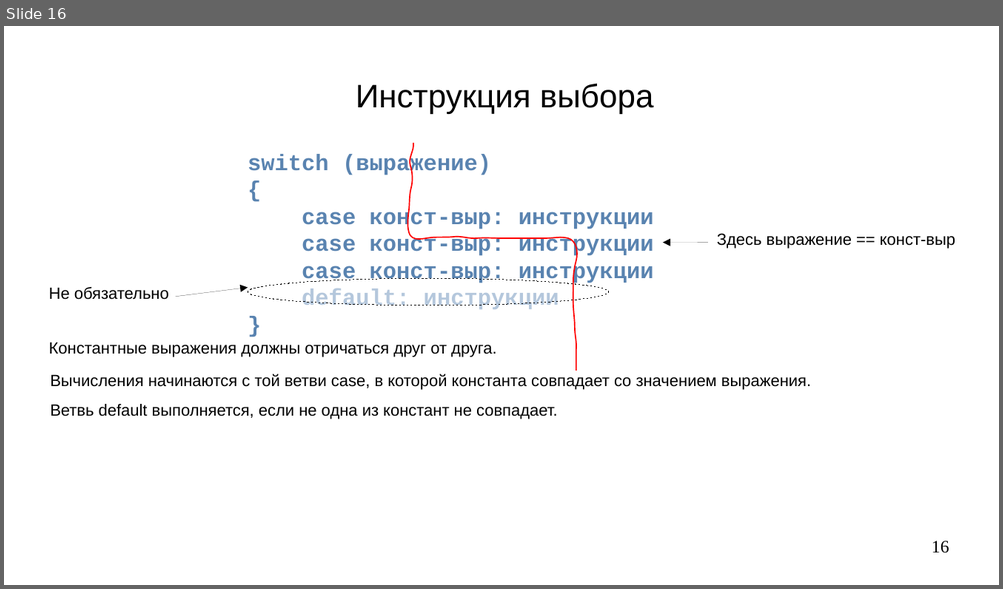
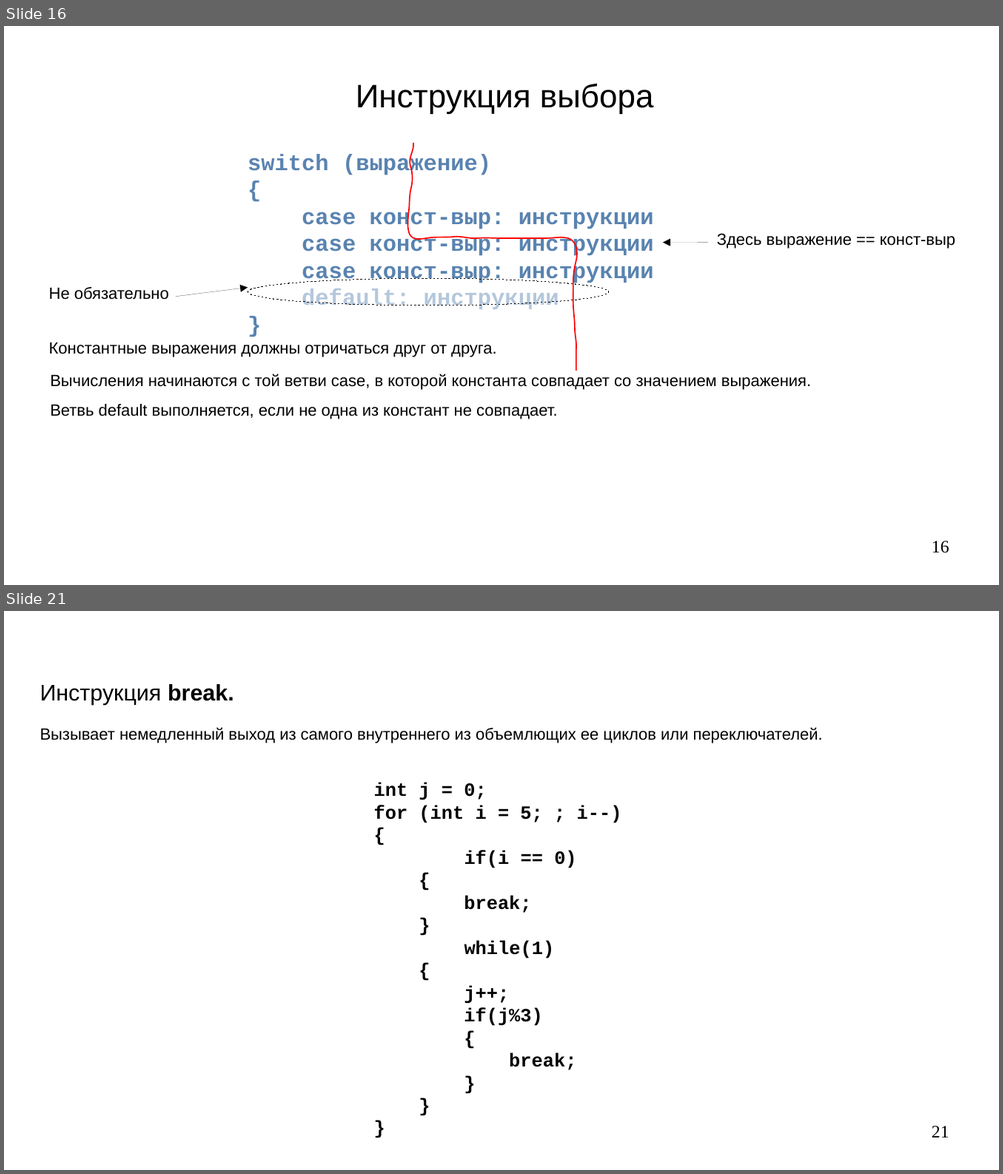
Before and after one commit to steelcraft/stud-lab, a slide deck: Лекции/CBCP01#L3.odp. Shown one above the other, each under a label of ours: slide 16 before the commit, slides 16 and 21 after it; the slides between them are not shown. The pictures are 1003x589 and 1003x1174 pixels, drawn with LibreOffice and Linux fonts; fonts in the diff are those of the drawing. Boxes give left, top, right and bottom in pixels: in the first picture for what was removed or moved away, otherwise in the second. Text is boxed around its words. In the diff, an @@ line names an element or a change of style, - is before the commit and + after.

```diff
--- a/Лекции/CBCP01#L3.odp
+++ b/Лекции/CBCP01#L3.odp
@@ slide 21 added at (4,611,999,1170), background #FFFFFF @@
@@ text added at (40,684,234,705), 18 pt, text #000000 @@
+Инструкция break.
@@ text added at (40,727,822,743), 13 pt, text #000000 @@
+Вызывает немедленный выход из самого внутреннего из объемлющих ее циклов или переключателей.
@@ text added at (374,783,622,1071), 15 pt, text #000000, bold @@
+int j = 0;
+for (int i = 5; ; i--)
+{
+if(i == 0)
+{
+break;
+}
+while(1)
+{
+j++;
+if(j%3)
+{
+break;
+}
+}
+}
@@ page number added at (931,1126,949,1138), 14 pt, text #000000 @@
+21
```
Also in this commit, not shown: 2 slides changed, 5 other slides added, 1 slide removed.
